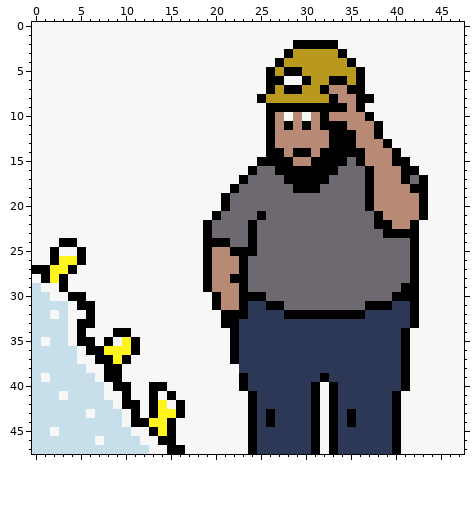
Two versions of one pixel-art sprite, Sprites/characters/miner_male_portrait.png. Above is the file before it was changed.
The file is 48x48 pixels.
The result:
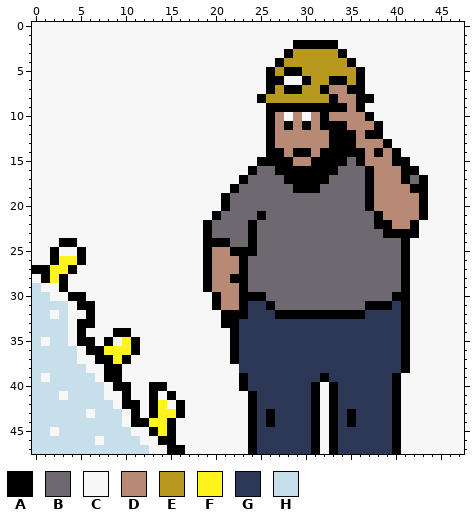
Palette (. is transparent): A #000000  B #6e6970  C #f7f7f7  D #b88a76  E #b8991d  F #fff41c  G #2d3857  H #c7deeb
Difference:
@@ x 35..40 @@
 11 DDDACC
-12 ADDACC
+12 ADAACC
 13 ADDDAC
-14 AADDDA
+14 AADADA
 15 BADDDA
@@ x 25..44 @@
 23 BBBBBBBBBBBBBBAAAACC
-24 BBBBBBBBBBBBBBBBBACC
-25 BBBBBBBBBBBBBBBBBACC
-26 BBBBBBBBBBBBBBBBBACC
-27 BBBBBBBBBBBBBBBBBACC
-28 BBBBBBBBBBBBBBBBBACC
-29 BBBBBBBBBBBBBBBBAACC
-30 ABBBBBBBBBBBBBBAAACC
-31 GAABBBBBBBBBAAAGGACC
-32 GGGAAAAAAAAAGGGGGACC
-33 GGGGGGGGGGGGGGGGGACC
+24 BBBBBBBBBBBBBBBBACCC
+25 BBBBBBBBBBBBBBBBACCC
+26 BBBBBBBBBBBBBBBBACCC
+27 BBBBBBBBBBBBBBBBACCC
+28 BBBBBBBBBBBBBBBBACCC
+29 BBBBBBBBBBBBBBBBACCC
+30 ABBBBBBBBBBBBBBAACCC
+31 GABBBBBBBBBBAAAGACCC
+32 GGAAAAAAAAAAGGGGACCC
+33 GGGGGGGGGGGGGGGGACCC
 34 GGGGGGGGGGGGGGGGACCC
@@ x 38..43 @@
 38 GGGACC
-39 GGGACC
-40 GGGACC
+39 GGACCC
+40 GGACCC
 41 GGACCC
Boxes around the changes in both pictures, in picture pixels (x1, y1, x2, y2):
changed: (365, 130, 383, 157)
changed: (401, 238, 419, 328)
changed: (275, 301, 284, 319)
changed: (392, 373, 410, 391)
